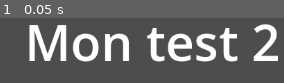
Above: before the commit, frame 1.
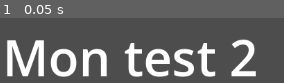
Above: after the commit, the same moment.

Repository: egl-edu/exemple--capsules-godot-1
Game: Godot game, scene res://scene_test.tscn
Two runs of this game, one before a commit and one after it. Both use one fixed random seed, a clock stepped at 60 frames per second and the inputs below. Before the commit the project has no main scene; this scene is started directly in both runs.
Inputs:
- Up to frame 1 (0.05 s): no input

The runs differ from the first frame. In frame 1, 33% of the frame differs, in the area x 2-98%, y 9-91%.

Commit message:
Version web exportée

Diff:
--- a/projet/project.godot
+++ b/projet/project.godot
@@ -11,6 +11,7 @@
 [application]
 
 config/name="projet"
+run/main_scene="uid://cj50ls37mqfvb"
 config/features=PackedStringArray("4.4", "GL Compatibility")
 config/icon="res://icon.svg"
 
--- a/projet/scene_test.tscn
+++ b/projet/scene_test.tscn
@@ -3,9 +3,9 @@
 [node name="SceneTest" type="Node2D"]
 
 [node name="Label" type="Label" parent="."]
-offset_left = 412.0
-offset_top = 219.0
-offset_right = 720.0
-offset_bottom = 318.0
+offset_left = 380.0
+offset_top = 241.0
+offset_right = 748.0
+offset_bottom = 340.0
 theme_override_font_sizes/font_size = 72
 text = "Mon test 2"
--- /dev/null
+++ b/projet/scene_test_web.tscn
@@ -0,0 +1,32 @@
+[gd_scene format=3 uid="uid://cj50ls37mqfvb"]
+
+[node name="SceneTestWeb" type="Node2D"]
+
+[node name="ColorRect" type="ColorRect" parent="."]
+anchors_preset = 8
+anchor_left = 0.5
+anchor_top = 0.5
+anchor_right = 0.5
+anchor_bottom = 0.5
+offset_left = 110.0
+offset_top = 204.0
+offset_right = 1013.0
+offset_bottom = 417.0
+grow_horizontal = 2
+grow_vertical = 2
+color = Color(0, 0.592157, 0.294118, 1)
+
+[node name="Label" type="Label" parent="."]
+anchors_preset = 8
+anchor_left = 0.5
+anchor_top = 0.5
+anchor_right = 0.5
+anchor_bottom = 0.5
+offset_left = 271.0
+offset_top = 261.0
+offset_right = 852.0
+offset_bottom = 360.0
+grow_horizontal = 2
+grow_vertical = 2
+theme_override_font_sizes/font_size = 72
+text = "Exportation Web"
Not shown, added: projet/export_presets.cfg
Not shown, added: docs/index.apple-touch-icon.png
Not shown, added: docs/index.audio.position.worklet.js
Not shown, added: docs/index.audio.worklet.js
Not shown, added: docs/index.html
Not shown, added: docs/index.icon.png
Not shown, added: docs/index.js
Not shown, added: docs/index.pck
Not shown, added: docs/index.png
Not shown, added: docs/index.wasm
